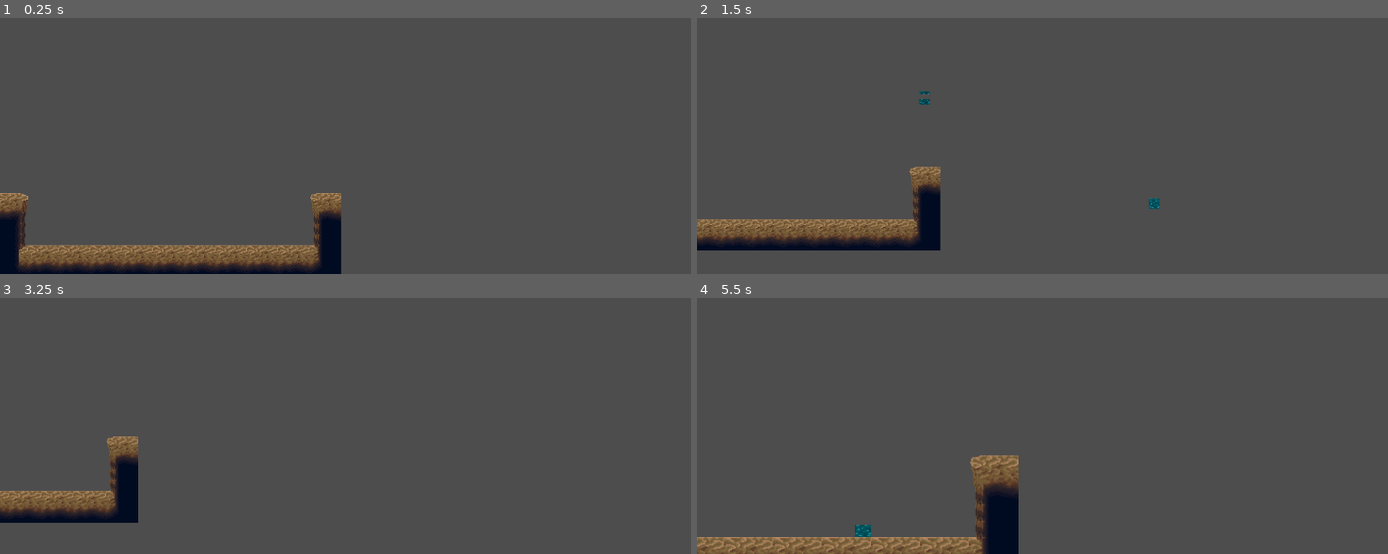
Above: before the commit, frames 1-4 (two rows, left to right).
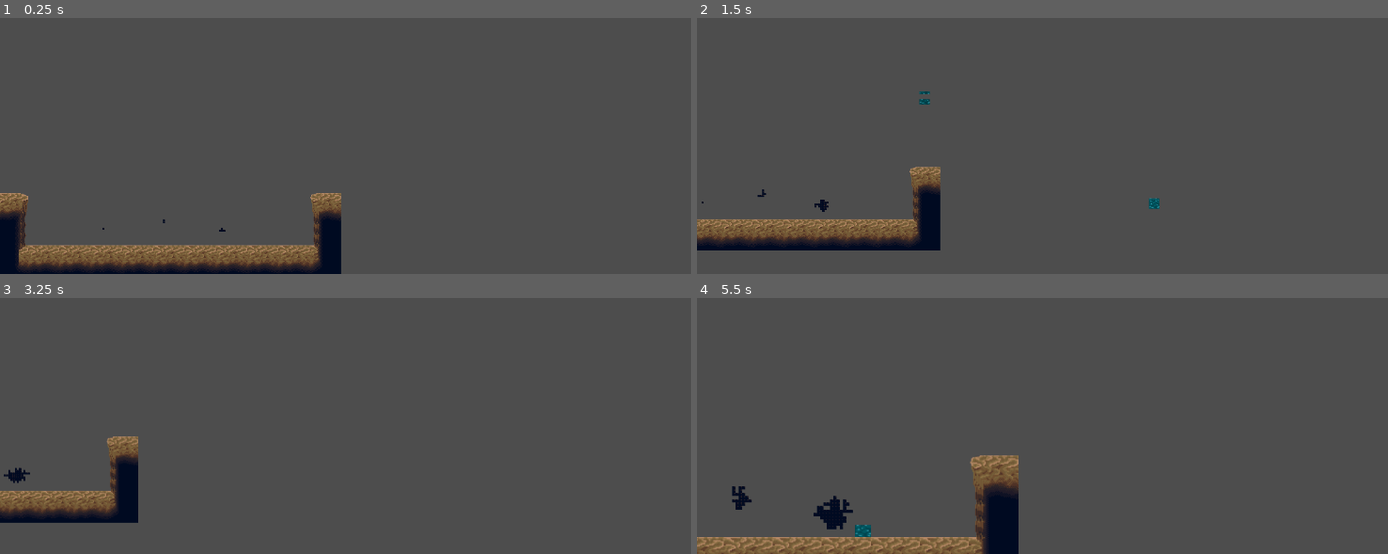
Above: after the commit, the same moments.

Repository: ValentinBirth/Korallenwachstum
Game: Godot game, scene res://scenes/main.tscn
Same seed, same stepped clock (60 frames per second), same inputs: the game is played once before the commit and once after it.
Inputs (mouse positions are in pixels of both pictures, inside the frame that each line leads up to):
- Up to frame 1 (0.25 s): no input
- Up to frame 2 (1.5 s): move the mouse to (1235, 41) at 0.52 s; hold Right (ui_right) 0.53-1.28 s; click (1235, 41) at 0.6 s; move the mouse to (925, 84) at 1.27 s; hold Down (ui_down) from 1.28 s (still down); right-click (925, 84) at 1.35 s
- Up to frame 3 (3.25 s): move the mouse to (outside the picture) at 2.02 s; release Down (ui_down) at 2.03 s; hold Right (ui_right) 2.03-2.78 s; tap Mouse wheel up (zoom_in) at 2.1 s; move the mouse to (338, 426) at 2.77 s; hold Up (ui_up) from 2.78 s (still down); tap Mouse wheel down (zoom_out) at 2.85 s
- Up to frame 4 (5.5 s): move the mouse to (1298, 405) at 3.52 s; release Up (ui_up) at 3.53 s; hold Left (ui_left) 3.53-5.03 s; click (1298, 405) at 3.6 s; move the mouse to (outside the picture) at 4.27 s; right-click (outside the picture) at 4.35 s; move the mouse to (1111, 341) at 5.02 s; hold Down (ui_down) from 5.03 s (still down); tap Mouse wheel up (zoom_in) at 5.1 s

The runs differ from the first frame. In frame 1, less than 0.1% of the frame differs, in the area x 14-33%, y 78-84%; in frame 2, less than 0.1%; in frame 3, 0.1%; in frame 4, 0.5%, in the area x 5-23%, y 73-91%.

Commit message:
coral growth

Diff:
--- /dev/null
+++ b/scenes/CoralParticle.tscn
@@ -0,0 +1,13 @@
+[gd_scene load_steps=2 format=3 uid="uid://b5ucyrc2prsvn"]
+
+[ext_resource type="Script" path="res://scenes/coral_particle.gd" id="1_xt4eu"]
+
+[node name="CoralParticle" type="Node2D"]
+script = ExtResource("1_xt4eu")
+
+[node name="ColorRect" type="ColorRect" parent="."]
+offset_left = 191.0
+offset_top = 492.0
+offset_right = 196.0
+offset_bottom = 497.0
+color = Color(0.0980392, 1, 1, 1)
--- /dev/null
+++ b/scenes/coral_layer.gd
@@ -0,0 +1,94 @@
+extends TileMapLayer
+
+@export var growth_rate: float = 0.05  # Growth interval in seconds
+
+var coral_tiles: Array
+var coral_source_id: int
+var coral_atlas_coord: Vector2i
+
+func _ready():
+	find_existing_coral()
+	start_growth_timer()
+
+# Detect existing coral tiles
+func find_existing_coral():
+	coral_tiles.clear()
+	var found_tile = false
+
+	for pos in get_used_cells():
+		var source_id = get_cell_source_id(pos)
+		var atlas_coord = get_cell_atlas_coords(pos)
+
+		if source_id != -1:
+			if not found_tile:
+				coral_source_id = source_id
+				coral_atlas_coord = atlas_coord
+				found_tile = true
+			coral_tiles.append(pos)
+
+	if not found_tile:
+		print("Error: No coral tile found on the map!")
+
+# Timer to trigger coral growth
+func start_growth_timer():
+	var timer = Timer.new()
+	timer.wait_time = growth_rate
+	timer.timeout.connect(grow_coral)
+	add_child(timer)
+	timer.start()
+
+# Grow coral using branching bias
+func grow_coral():
+	if coral_tiles.is_empty():
+		return
+
+	var random_coral = coral_tiles.pick_random()
+	var growth_position = find_growth_position(random_coral)
+
+	if growth_position != Vector2i(-1, -1):
+		set_cell(growth_position, coral_source_id, coral_atlas_coord)
+		coral_tiles.append(growth_position)
+		print("Placing coral at:", growth_position)
+
+# Find a less crowded growth position with branching bias
+func find_growth_position(origin: Vector2i) -> Vector2i:
+	var directions = [
+		Vector2i(0, -1),  # Up (priority)
+		Vector2i(1, 0),    # Right
+		Vector2i(-1, 0),   # Left
+		Vector2i(0, 1)     # Down
+	]
+
+	directions.shuffle()  # Shuffle for variety
+
+	var best_position = Vector2i(-1, -1)
+	var lowest_neighbors = 999
+
+	for dir in directions:
+		var new_pos = origin + dir
+
+		# Ensure new position is within Y bounds and empty
+		if 123 <= new_pos.y and new_pos.y <= 142 and get_cell_source_id(new_pos) == -1:
+			var neighbor_count = count_adjacent_coral(new_pos)
+
+			# Pick the position with the fewest neighbors (more space to branch)
+			if neighbor_count < lowest_neighbors:
+				lowest_neighbors = neighbor_count
+				best_position = new_pos
+
+	# Return the best candidate for growth
+	return best_position
+
+# Count how many coral tiles are adjacent to a given position
+func count_adjacent_coral(pos: Vector2i) -> int:
+	var neighbors = [
+		Vector2i(1, 0), Vector2i(-1, 0),
+		Vector2i(0, 1), Vector2i(0, -1)
+	]
+	var count = 0
+
+	for offset in neighbors:
+		if (pos + offset) in coral_tiles:
+			count += 1
+
+	return count
--- /dev/null
+++ b/scenes/coral_particle.gd
@@ -0,0 +1,106 @@
+extends TileMapLayer
+
+@export var growth_rate: float = 0.05  # Growth speed
+@export var walker_count: int = 5  # Number of particles/walkers
+@export var max_walkers: int = 500  # Safety limit for particles
+@export var spawn_radius: int = 10  # Distance from coral to spawn walkers
+@export var particle_scene: PackedScene  # Link the CoralParticle scene
+
+
+var coral_tiles: Array
+var coral_source_id: int
+var coral_atlas_coord: Vector2i
+
+var walkers: Array  # List of active particles
+
+func _ready():
+	find_existing_coral()
+	start_growth_timer()
+
+# Find existing coral tiles and detect tile ID
+func find_existing_coral():
+	coral_tiles.clear()
+	for pos in get_used_cells():
+		var source_id = get_cell_source_id(pos)
+		var atlas_coord = get_cell_atlas_coords(pos)
+
+		if source_id != -1:
+			coral_source_id = source_id
+			coral_atlas_coord = atlas_coord
+			coral_tiles.append(pos)
+
+	if coral_tiles.is_empty():
+		print("Error: No coral tiles found!")
+
+# Timer to trigger coral growth
+func start_growth_timer():
+	var timer = Timer.new()
+	timer.wait_time = growth_rate
+	timer.timeout.connect(spawn_walkers)
+	add_child(timer)
+	timer.start()
+
+# Spawn particles around the coral
+func spawn_walkers():
+	while walkers.size() < walker_count and walkers.size() < max_walkers:
+		var start_pos = pick_random_spawn_point()
+
+		# Create a new particle at the starting position
+		var particle = particle_scene.instantiate()
+		particle.position = map_to_local(start_pos)
+		add_child(particle)
+
+		# Track the particle as a walker
+		walkers.append({"pos": start_pos, "particle": particle})
+
+# Choose a random starting point around coral within a radius
+func pick_random_spawn_point() -> Vector2i:
+	var coral_center = coral_tiles.pick_random()
+	var random_offset = Vector2i(
+		randi_range(-spawn_radius, spawn_radius),
+		randi_range(-spawn_radius, spawn_radius)
+	)
+	return coral_center + random_offset
+
+# Move all walkers randomly
+func move_walkers():
+	var new_walkers = []
+	for walker_data in walkers:
+		var walker = walker_data["pos"]
+		var particle = walker_data["particle"]
+		var new_pos = walker + pick_random_direction()
+
+		# Move the particle visually
+		particle.position = map_to_local(new_pos)
+
+		# If walker touches coral, convert to a coral tile and remove particle
+		if is_touching_coral(new_pos):
+			set_cell(new_pos, coral_source_id, coral_atlas_coord)
+			coral_tiles.append(new_pos)
+			particle.queue_free()
+			print("New coral added at:", new_pos)
+
+		# If it didn't stick, keep the walker moving
+		elif 123 <= new_pos.y <= 142 and get_cell_source_id(new_pos) == -1:
+			new_walkers.append({"pos": new_pos, "particle": particle})
+		else:
+			particle.queue_free()  # If the walker hits a wall, remove it
+
+	# Keep only the walkers that haven't stuck or died
+	walkers = new_walkers
+
+# Pick a random direction (4 directions)
+func pick_random_direction() -> Vector2i:
+	var directions = [Vector2i(1, 0), Vector2i(-1, 0), Vector2i(0, 1), Vector2i(0, -1)]
+	return directions[randi() % directions.size()]
+
+# Check if a walker is adjacent to coral
+func is_touching_coral(pos: Vector2i) -> bool:
+	var neighbors = [
+		Vector2i(1, 0), Vector2i(-1, 0),
+		Vector2i(0, 1), Vector2i(0, -1)
+	]
+	for dir in neighbors:
+		if (pos + dir) in coral_tiles:
+			return true
+	return false
--- a/scenes/main.tscn
+++ b/scenes/main.tscn
@@ -1,10 +1,11 @@
-[gd_scene load_steps=6 format=4 uid="uid://dv5keces1m033"]
+[gd_scene load_steps=7 format=4 uid="uid://dv5keces1m033"]
 
 [ext_resource type="Script" path="res://scenes/main/code/main.gd" id="1_onj4q"]
 [ext_resource type="Script" path="res://scenes/main/code/WaterSimulation.gd" id="2_4irs0"]
 [ext_resource type="TileSet" uid="uid://bgarpvoo0ldga" path="res://scenes/main/assets/watertiles_v3.tres" id="3_68ac8"]
 [ext_resource type="Script" path="res://util/cam.gd" id="4_ge8cv"]
 [ext_resource type="TileSet" uid="uid://du45qll5fbvq1" path="res://scenes/main/assets/terrainTiles.tres" id="4_rc0l6"]
+[ext_resource type="Script" path="res://scenes/coral_layer.gd" id="5_b8hr8"]
 
 [node name="Main" type="Node2D"]
 position = Vector2(583, 280)
@@ -22,6 +23,13 @@
 tile_map_data = PackedByteArray("AAAAAB4AAAAQABAAAAAAAB8AAAAQABEAAAAAACAAAAAQABIAAAAAACEAAAAQABMAAAAAACIAAAAQABQAAAAAAC …(1984 unchanged characters)…
 tile_set = ExtResource("4_rc0l6")
 
+[node name="CoralLayer" type="TileMapLayer" parent="layer_holder"]
+position = Vector2(85, 104)
+scale = Vector2(0.2, 0.2)
+tile_map_data = PackedByteArray("AABRAIcAAAAXAAUAAAAYAIYAAAAXAAUAAAA1AIMAAAAXAAUAAAA=")
+tile_set = ExtResource("4_rc0l6")
+script = ExtResource("5_b8hr8")
+
 [node name="Camera2D" type="Camera2D" parent="."]
 script = ExtResource("4_ge8cv")
 CAMERA_SPEED = 200
--- a/scenes/main/assets/terrainTiles.tres
+++ b/scenes/main/assets/terrainTiles.tres
@@ -388,7 +388,6 @@
 10:18/0 = 0
 12:18/0 = 0
 13:18/0 = 0
-14:18/0 = 0
 16:18/0 = 0
 17:18/0 = 0
 18:18/0 = 0
@@ -406,9 +405,6 @@
 8:19/0 = 0
 9:19/0 = 0
 10:19/0 = 0
-12:19/0 = 0
-13:19/0 = 0
-14:19/0 = 0
 15:19/0 = 0
 16:19/0 = 0
 17:19/0 = 0
@@ -484,6 +480,12 @@
 17:23/0 = 0
 18:23/0 = 0
 0:0/0 = 0
+14:18/0 = 0
+12:19/0 = 0
+13:19/0 = 0
+14:19/0 = 0
+23:23/0 = 0
+10:6/0 = 0
 
 [resource]
 sources/0 = SubResource("TileSetAtlasSource_1aw4s")
